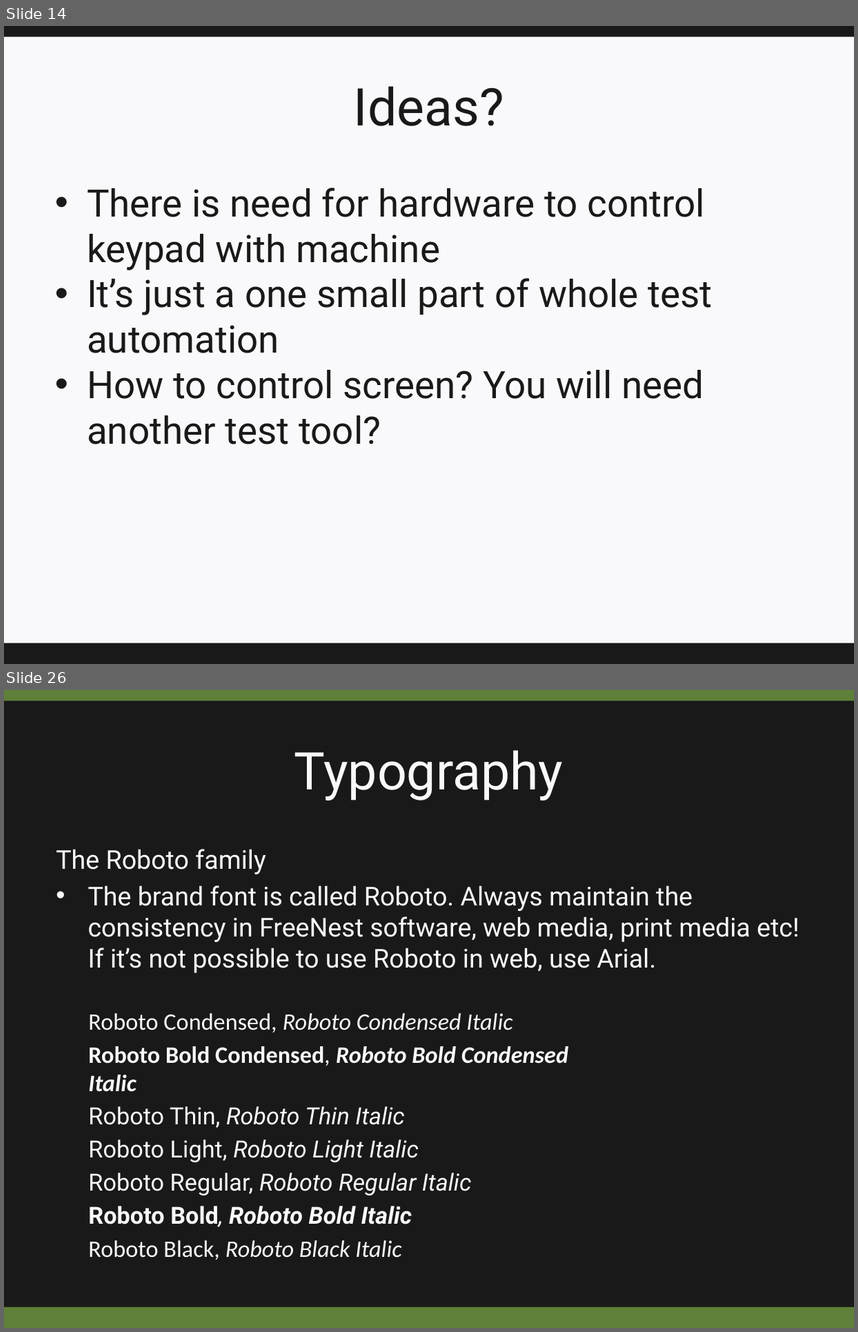
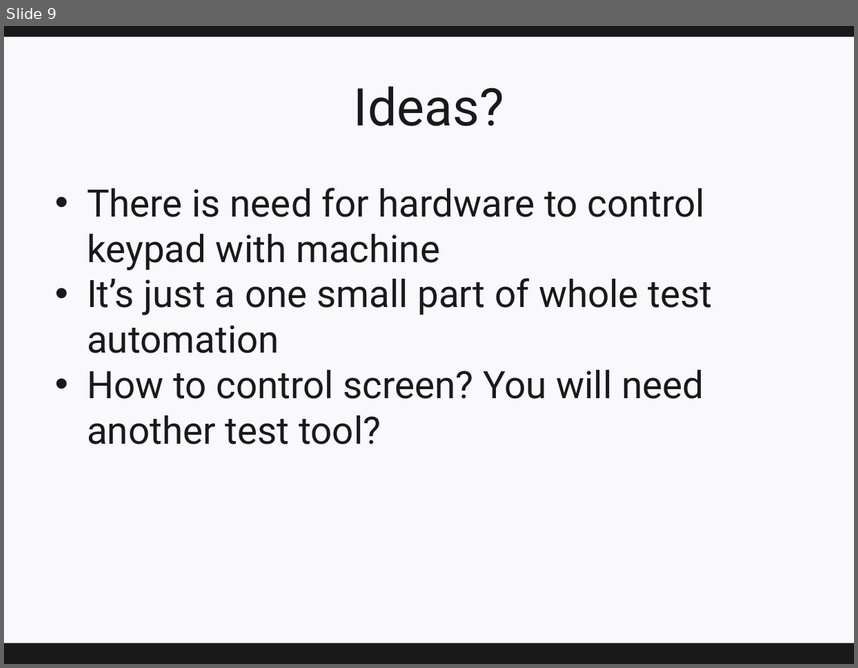
Before and after one commit to narsuman/software-testing-course, a slide deck: underwork/Course-topic-test-automation.pptx. Shown one above the other, each under a label of ours: slides 14 and 26 before the commit, slide 9 after it; the slides between them are not shown. The pictures are 858x1332 and 858x668 pixels, drawn with LibreOffice and Linux fonts; fonts in the diff are those of the drawing; background and template pictures are left out. Boxes give left, top, right and bottom in pixels: in the first picture for what was removed or moved away, otherwise in the second. Text is boxed around its words. In the diff, an @@ line names an element or a change of style, - is before the commit and + after.

```diff
--- a/underwork/Course-topic-test-automation.pptx
+++ b/underwork/Course-topic-test-automation.pptx
@@ slide 26 removed at box(4, 690, 854, 1328), background #191919 @@
@@ rectangle removed at box(4, 690, 854, 701) @@
@@ title removed at box(294, 750, 563, 800) @@
-Typography
@@ text removed at box(56, 849, 800, 973) @@
-The Roboto family
-• The brand font is called Roboto. Always maintain the consistency in FreeNest software, web media, print media etc! If it’s not possible to use Roboto in web, use Arial.
@@ text removed at box(88, 1013, 568, 1259) @@
-Roboto Condensed, Roboto Condensed Italic
-Roboto Bold Condensed, Roboto Bold Condensed Italic
-Roboto Thin, Roboto Thin Italic
-Roboto Light, Roboto Light Italic
-Roboto Regular, Roboto Regular Italic
-Roboto Bold, Roboto Bold Italic
-Roboto Black, Roboto Black Italic
@@ rectangle removed at box(4, 1306, 854, 1328) @@
@@ what was slide 14 is now slide 9 @@
```
Also in this commit, not shown: 4 slides changed, 17 other slides removed, 5 other files.
